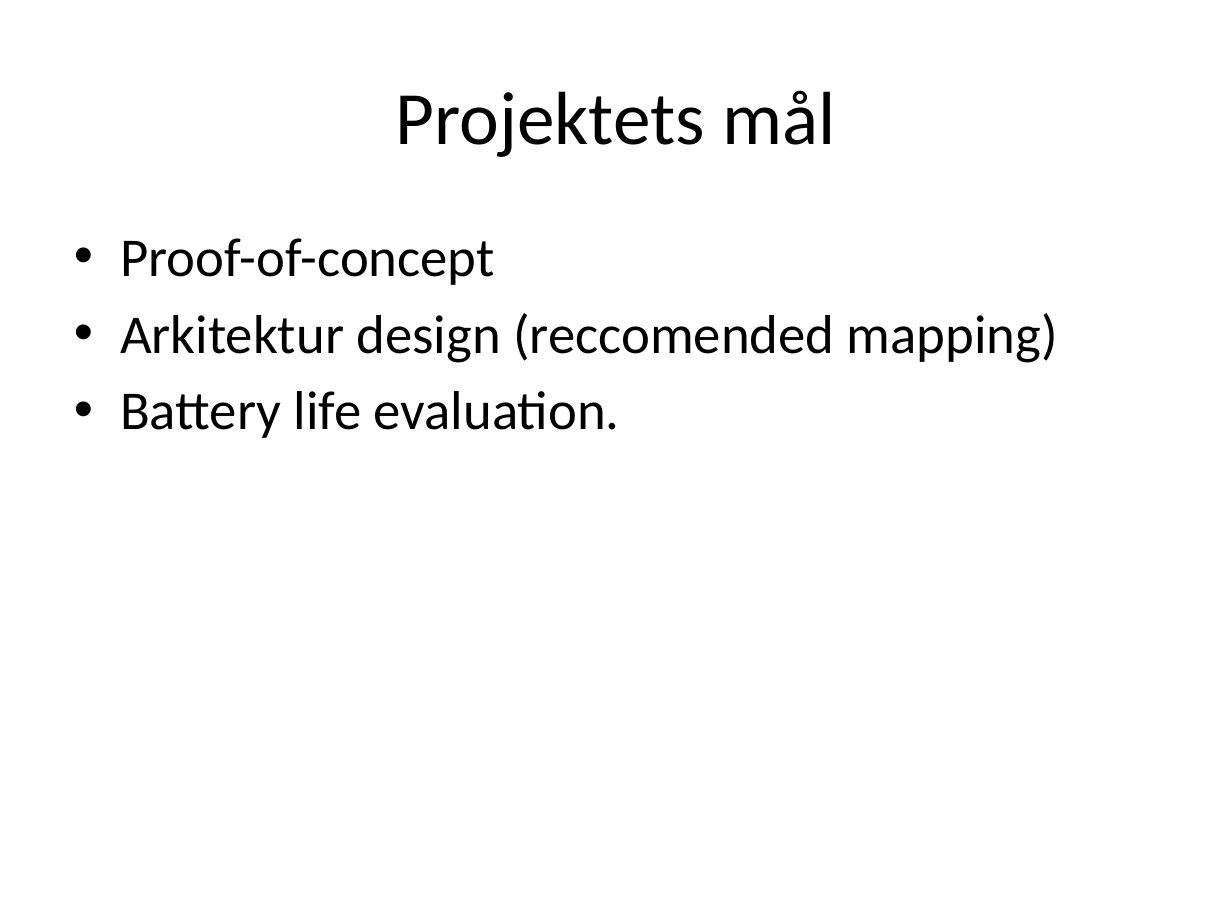
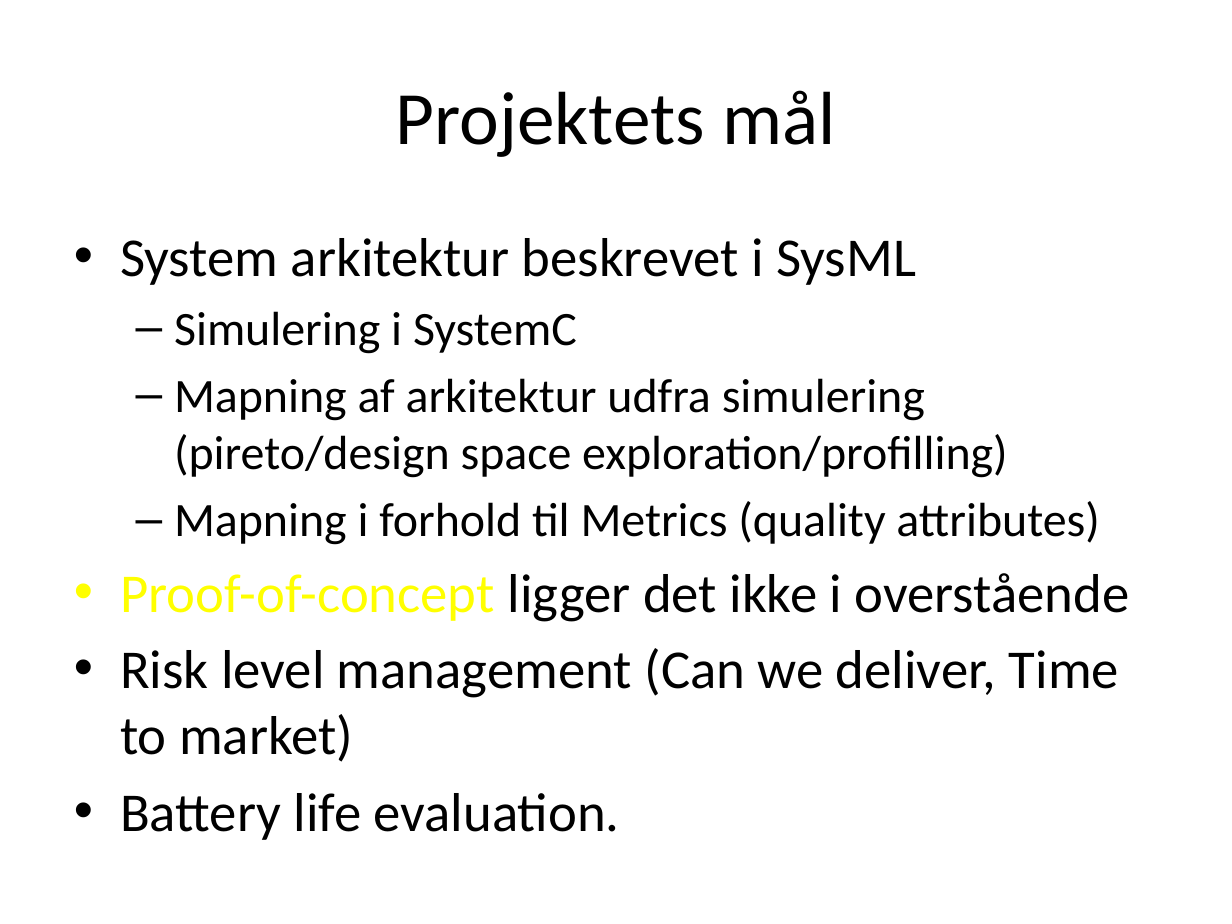
Before and after one commit to ahpoder/masterofit2009, a slide deck: slide 7 of syseng_hwco/proj/Artifact/Presentations/Presentation_11_02_11.pptx. Drawn at 1232x924 pixels with LibreOffice and Linux fonts; fonts in the diff are those of the drawing. Boxes give left, top, right and bottom in pixels: in the first picture for what was removed or moved away, otherwise in the second. Text is boxed around its words. In the diff, an @@ line names an element or a change of style, - is before the commit and + after.

```diff
--- a/syseng_hwco/proj/Artifact/Presentations/Presentation_11_02_11.pptx
+++ b/syseng_hwco/proj/Artifact/Presentations/Presentation_11_02_11.pptx
@@ text at [120, 238, 1130, 762]: text changed; size 32 to 28 pt @@
-• Proof-of-concept
-• Arkitektur design (reccomended mapping)
+• System arkitektur beskrevet i SysML
+  – Simulering i SystemC
+  – Mapning af arkitektur udfra simulering (pireto/design space exploration/profilling)
+  – Mapning i forhold til Metrics (quality attributes)
+• Proof-of-concept ligger det ikke i overstående
+• Risk level management (Can we deliver, Time to market)
```
Also in this commit, not shown: 2 other slides changed.
